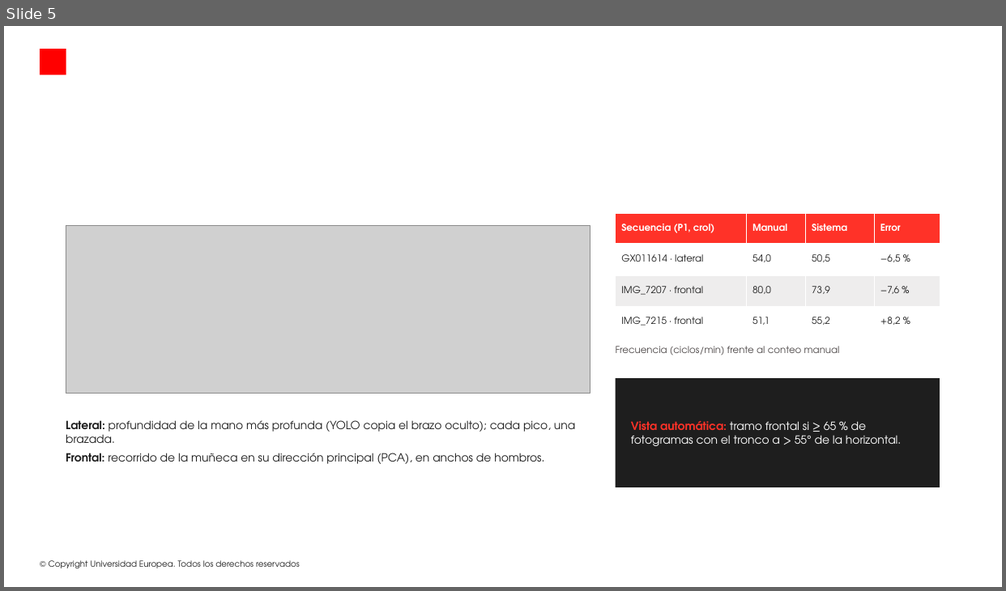
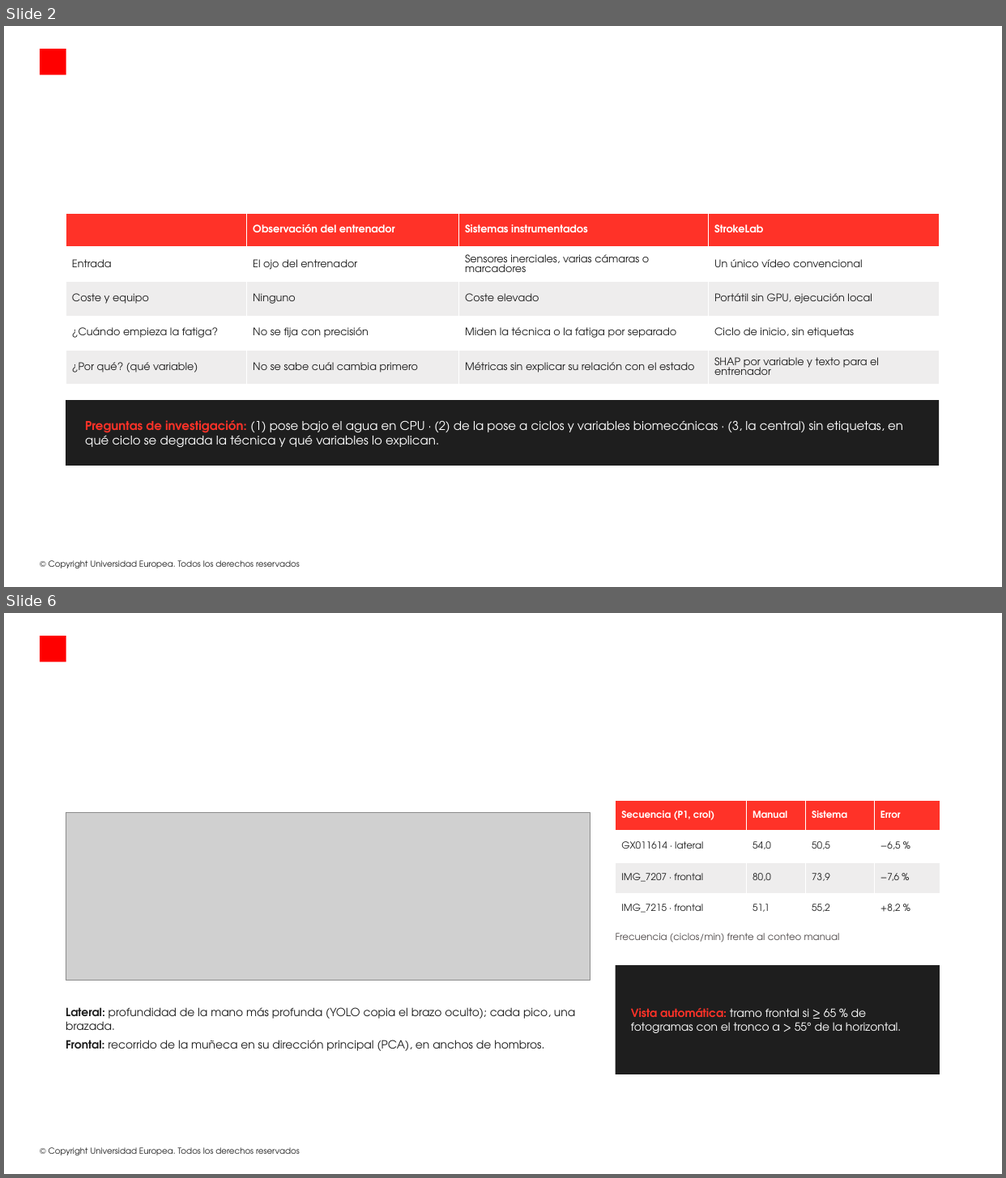
Before and after one commit to modeliana1-rgb/Strokelab, a slide deck: presentacion/StrokeLab_defensa.pptx. Shown one above the other, each under a label of ours: slide 5 before the commit, slides 2 and 6 after it; the slides between them are not shown. The pictures are 1006x591 and 1006x1178 pixels, drawn with LibreOffice and Linux fonts; fonts in the diff are those of the drawing; grey boxes stand for pictures; background and template pictures are left out. Boxes give left, top, right and bottom in pixels: in the first picture for what was removed or moved away, otherwise in the second. Text is boxed around its words. In the diff, an @@ line names an element or a change of style, - is before the commit and + after.

```diff
--- a/presentacion/StrokeLab_defensa.pptx
+++ b/presentacion/StrokeLab_defensa.pptx
@@ slide 2 added at (4, 26, 1002, 587), background picture (left out); not listed: 2 template elements that a slide beside it also shows @@
@@ table added at (66, 213, 939, 385), 5 rows, 4 columns @@
+ | Observación del entrenador | Sistemas instrumentados | StrokeLab
+Entrada | El ojo del entrenador | Sensores inerciales, varias cámaras o marcadores | Un único vídeo convencional
+Coste y equipo | Ninguno | Coste elevado | Portátil sin GPU, ejecución local
+¿Cuándo empieza la fatiga? | No se fija con precisión | Miden la técnica o la fatiga por separado | Ciclo de inicio, sin etiquetas
+¿Por qué? (qué variable) | No se sabe cuál cambia primero | Métricas sin explicar su relación con el estado | SHAP por variable y texto para el entrenador
@@ rectangle added at (66, 400, 939, 466), fill #1E1E1E @@
@@ text added at (85, 420, 903, 447), 14 pt, text #FFFFFF @@
+Preguntas de investigación: (1) pose bajo el agua en CPU · (2) de la pose a ciclos y variables biomecánicas · (3, la central) sin etiquetas, en qué ciclo se degrada la técnica y qué variables lo explican.
@@ what was slide 5 is now slide 6 @@
```
Also in this commit, not shown: 4 slides changed, 1 other slide added, 2 slides removed, 3 other files.
